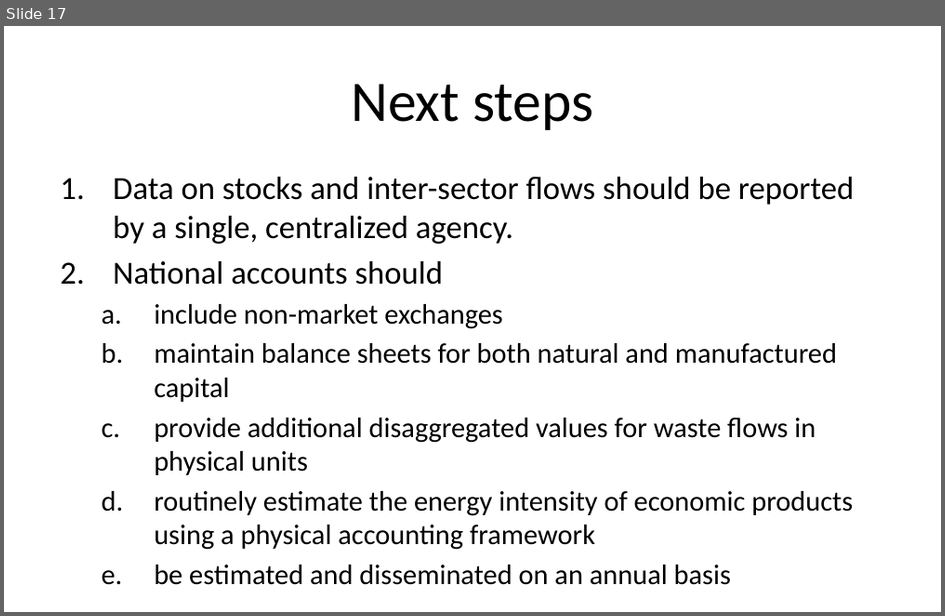
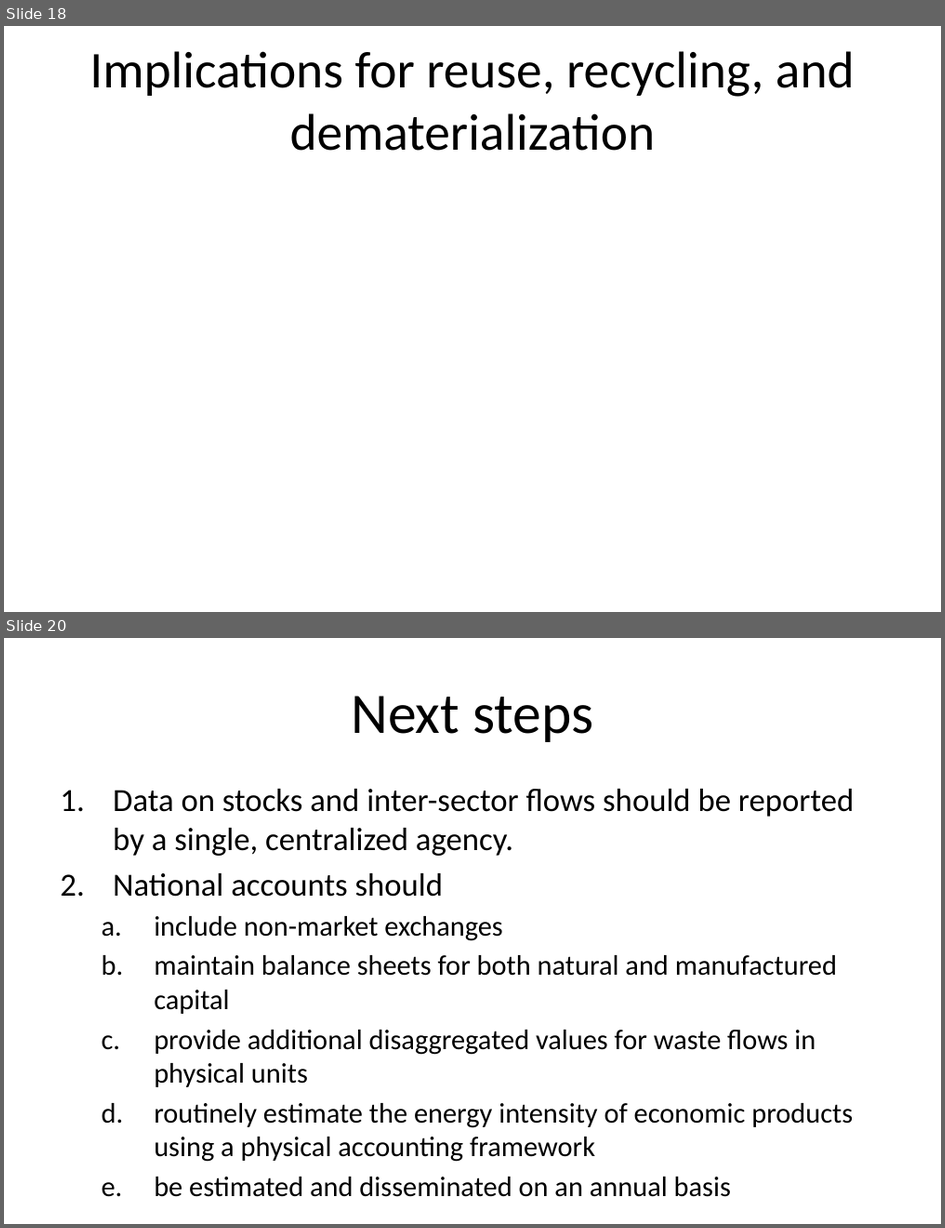
Before and after one commit to MatthewHeun/Dynamic-IO-Modeling, a slide deck: Book_launch/Book_launch_MCD_v2.pptx. Shown one above the other, each under a label of ours: slide 17 before the commit, slides 18 and 20 after it; the slides between them are not shown. The pictures are 945x616 and 945x1228 pixels, drawn with LibreOffice and Linux fonts; fonts in the diff are those of the drawing. Boxes give left, top, right and bottom in pixels: in the first picture for what was removed or moved away, otherwise in the second. Text is boxed around its words. In the diff, an @@ line names an element or a change of style, - is before the commit and + after.

Commit message:
Implications to book launch slides

```diff
--- a/Book_launch/Book_launch_MCD_v2.pptx
+++ b/Book_launch/Book_launch_MCD_v2.pptx
@@ slide 18 added at (x1=4, y1=26, x2=941, y2=612), background #FFFFFF @@
@@ title added at (x1=90, y1=51, x2=855, y2=151), 39.6 pt, text #000000 @@
+Implications for reuse, recycling, and dematerialization
@@ what was slide 17 is now slide 20 @@
```
Also in this commit, not shown: 1 slide changed, 2 other slides added.
